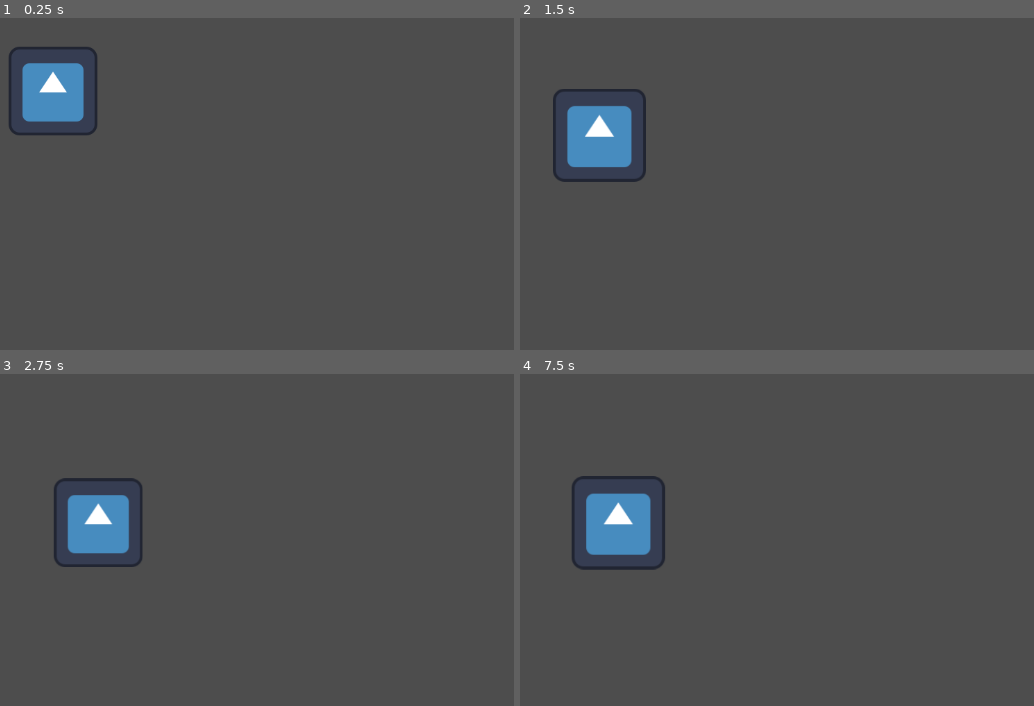
Above: before the commit, frames 1-4 (two rows, left to right).
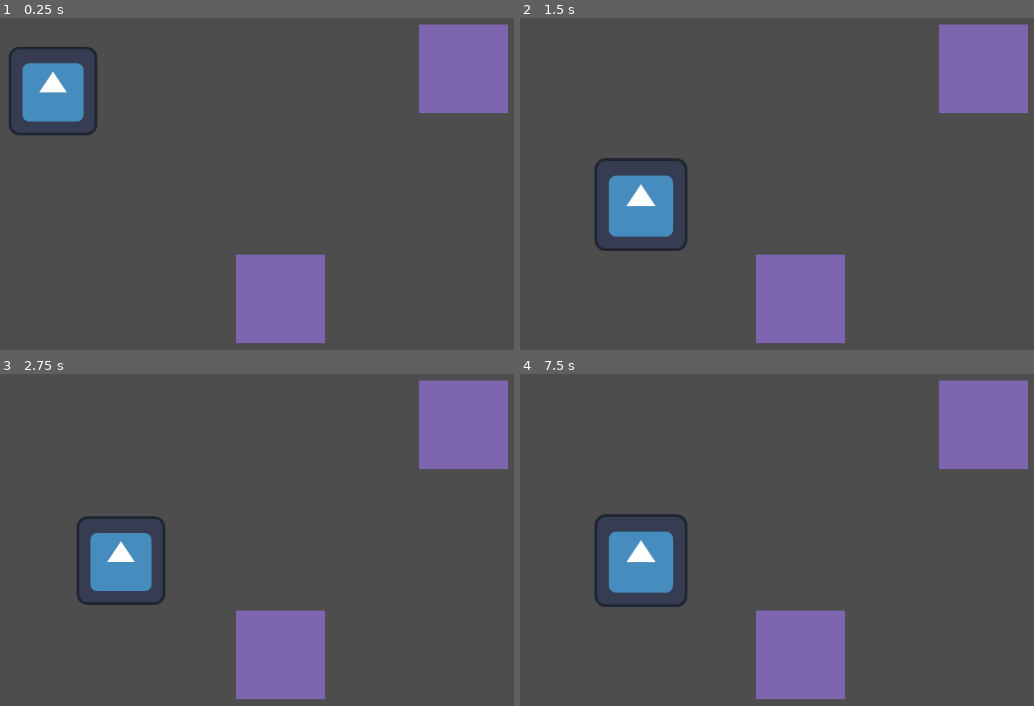
Above: after the commit, the same moments.

Repository: Solucoes-Ludicas-Projeto/Jogos-Godot
Game: Godot game, scene res://scenes/drag_and_drop_test.tscn
The game is run twice, just before and just after one commit, with the same random seed, the same clock (stepped at 60 frames per second) and the same inputs. The engine's default icon, where the game draws it, is replaced by a stand-in: a white triangle on a blue panel in a dark square.
Inputs (mouse positions are in pixels of both pictures, inside the frame that each line leads up to):
- Up to frame 1 (0.25 s): no input
- Up to frame 2 (1.5 s): tap Enter at 0.5 s; move the mouse to (571, 91) at 0.52 s; press the mouse at (571, 91) at 0.53 s; tap Space at 1.25 s; move the mouse to (638, 203) at 1.27 s; release the mouse at (638, 203) at 1.28 s; click (638, 203) at 1.35 s
- Up to frame 3 (2.75 s): tap Enter at 2 s; move the mouse to (359, 440) at 2.02 s; press the mouse at (359, 440) at 2.03 s
- Up to frame 4 (7.5 s): tap Space at 2.75, 4.25 s; move the mouse to (761, 629) at 2.77 s; release the mouse at (761, 629) at 2.78 s; click (761, 629) at 2.85 s; tap Enter at 3.5 s; move the mouse to (outside the picture) at 3.52 s; press the mouse at (outside the picture) at 3.53 s; move the mouse to (561, 470) at 4.27 s; release the mouse at (561, 470) at 4.28 s; click (561, 470) at 4.35 s; move the mouse to (838, 540) at 5.02 s; press the mouse at (838, 540) at 5.03 s; move the mouse to (679, 427) at 5.77 s; release the mouse at (679, 427) at 5.78 s; click (679, 427) at 5.85 s; move the mouse to (977, 516) at 6.52 s; press the mouse at (977, 516) at 6.53 s; move the mouse to (638, 559) at 7.27 s; release the mouse at (638, 559) at 7.28 s; click (638, 559) at 7.35 s

The runs differ from the first frame. In frame 1, 9.3% of the frame differs, in the area x 45-99%, y 1-98%; in frame 2, 15%, in the area x 6-99%, y 1-98%; in frame 3, 14%; in frame 4, 14%.

Commit message:
feat: drag &drop mvp

Diff:
--- a/scenes/drag_and_drop_test.tscn
+++ b/scenes/drag_and_drop_test.tscn
@@ -1,15 +1,17 @@
-[gd_scene load_steps=3 format=3 uid="uid://b3b0bjv0l2rq5"]
+[gd_scene load_steps=4 format=3 uid="uid://b3b0bjv0l2rq5"]
 
 [ext_resource type="PackedScene" uid="uid://cfxeu57iif1dh" path="res://nodes/drop_platform.tscn" id="1_7ihgj"]
+[ext_resource type="Script" path="res://scripts/drag_and_drop_test.gd" id="1_mrkdx"]
 [ext_resource type="PackedScene" uid="uid://r3bkoonbbhjl" path="res://nodes/drag_object.tscn" id="2_dejqq"]
 
 [node name="Node2D" type="Node2D"]
+script = ExtResource("1_mrkdx")
 
-[node name="platform" parent="." instance=ExtResource("1_7ihgj")]
+[node name="platform" parent="." groups=["flor_amarela"] instance=ExtResource("1_7ihgj")]
 position = Vector2(576, 492)
 
-[node name="platform2" parent="." instance=ExtResource("1_7ihgj")]
+[node name="platform2" parent="." groups=["flor_vermelha"] instance=ExtResource("1_7ihgj")]
 position = Vector2(840, 160)
 
-[node name="object" parent="." instance=ExtResource("2_dejqq")]
+[node name="object" parent="." groups=["flor_vermelha"] instance=ExtResource("2_dejqq")]
 position = Vector2(248, 192)
--- /dev/null
+++ b/scripts/drag_and_drop_test.gd
@@ -0,0 +1,17 @@
+extends Node2D
+
+# Called when the node enters the scene tree for the first time.
+func _ready() -> void:
+	$object.connect('droped_object', on_droped_object)
+
+func on_droped_object(drag_object_groups, drop_platform_groups):
+	# Aqui você trata a lógica de acordo com os grupos recebidos
+	print("Objeto de drag solto!")
+	print("Grupos do objeto de drag: ", drag_object_groups)
+	var drop_platform_groups_copy = drop_platform_groups.duplicate()
+	drop_platform_groups_copy.erase('dropable')
+	print("Grupos da plataforma de drop: ", drop_platform_groups_copy)
+	if(drop_platform_groups_copy == drag_object_groups):
+		print("Os grupos são compatíveis!")
+	else:
+		print('Os grupos não são compatíveis')
--- a/scripts/drag_object.gd
+++ b/scripts/drag_object.gd
@@ -5,6 +5,9 @@
 var body_ref
 var offset: Vector2
 var initial_pos: Vector2
+var drop_platform_original_color = Color(Color.MEDIUM_PURPLE, 0.7)
+var drop_platform_new_color = Color(Color.REBECCA_PURPLE, 1)
+signal droped_object(drag_object_groups, drop_platform_groups)
 
 func _process(delta):
 	if draggable:
@@ -16,11 +19,14 @@
 			global_position = get_global_mouse_position() - offset
 		elif Input.is_action_just_released("click"):
 			global.is_dragging = false
+			draggable = false
 			var tween = get_tree().create_tween()
 			if is_inside_dropable:
-				tween.tween_property(self, "position", body_ref.position, 0.2).set_ease(Tween.EASE_OUT)
-			else:
-				tween.tween_property(self, "global_position", initial_pos, 0.2).set_ease(Tween.EASE_OUT)
+				if has_same_groups(self.get_groups(), body_ref.get_groups()):
+					tween.tween_property(self, "position", body_ref.position, 0.2).set_ease(Tween.EASE_OUT)
+				else:
+					tween.tween_property(self, "global_position", initial_pos, 0.2).set_ease(Tween.EASE_OUT)
+				droped_object.emit(self.get_groups(), body_ref.get_groups())
 
 func _on_area_2d_mouse_entered():
 	if not global.is_dragging:
@@ -32,13 +38,19 @@
 		draggable = false
 		scale = Vector2(1, 1)
 
+func has_same_groups(group_list_a, group_list_b):
+	for group in group_list_a:
+		if group in group_list_b:
+			return true
+	return false
+
 func _on_area_2d_body_entered(body: StaticBody2D):
 	if body.is_in_group("dropable"):
 		is_inside_dropable = true
-		body.modulate = Color(Color.REBECCA_PURPLE, 1)
+		body.modulate = drop_platform_new_color
 		body_ref = body
 
-func _on_area_2d_body_exited(body):
+func _on_area_2d_body_exited(body: StaticBody2D):
 	if body.is_in_group("dropable"):
 		is_inside_dropable = false
-		body.modulate = Color(Color.MEDIUM_PURPLE, 0.7)
+		body.modulate = drop_platform_original_color
--- a/scripts/drop_platform.gd
+++ b/scripts/drop_platform.gd
@@ -1,10 +1,6 @@
 extends StaticBody2D
 
+var color = Color(Color.MEDIUM_PURPLE, 0.7)
+
 func _ready():
-	modulate = Color(Color.MEDIUM_PURPLE, 0.7)
-
-func _process(delta):
-	if global.is_dragging:
-		visible = true
-	else:
-		visible = false
+	modulate = color
Not shown: 1 places in scenes/Teste_Interface.tscn that only renumber resources
